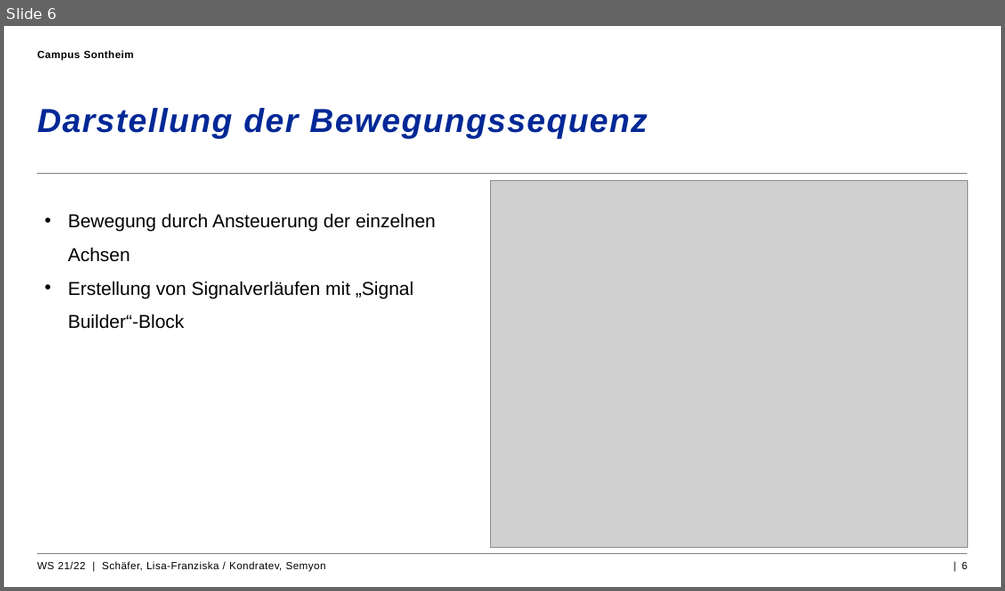
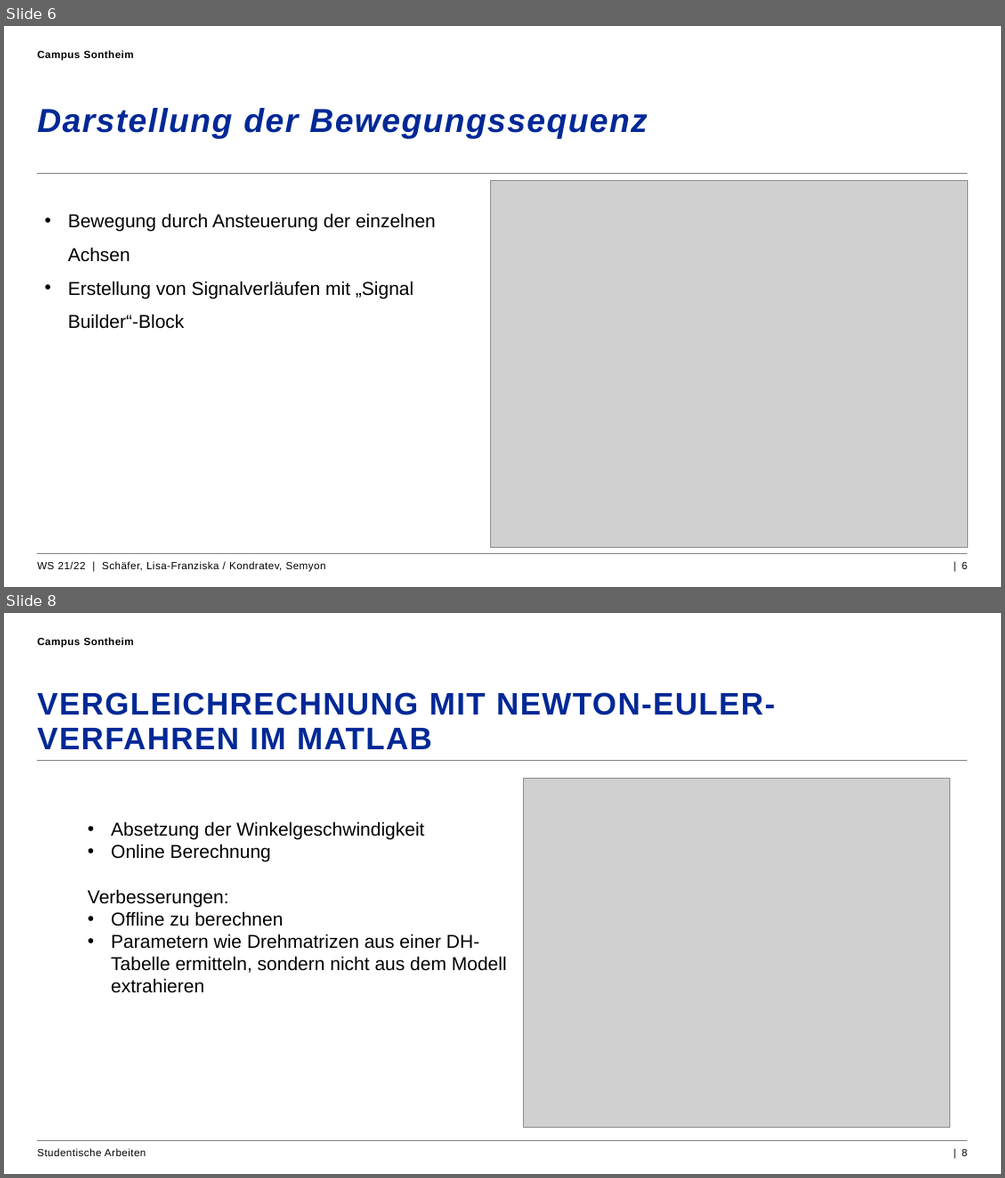
Before and after one commit to exdestruction/AKRobotik, a slide deck: Praesentation/AKR_Gruppe4_Zwischenstand.pptx. Shown one above the other, each under a label of ours: slide 6 before the commit, slides 6 and 8 after it; the slides between them are not shown. The pictures are 1005x591 and 1005x1178 pixels, drawn with LibreOffice and Linux fonts; fonts in the diff are those of the drawing; grey boxes stand for pictures; background and template pictures are left out. Boxes give left, top, right and bottom in pixels: in the first picture for what was removed or moved away, otherwise in the second. Text is boxed around its words. In the diff, an @@ line names an element or a change of style, - is before the commit and + after.

Commit message:
Updated presentation

```diff
--- a/Praesentation/AKR_Gruppe4_Zwischenstand.pptx
+++ b/Praesentation/AKR_Gruppe4_Zwischenstand.pptx
@@ slide 8 added at [4, 613, 1001, 1174], background #FFFFFF; not listed: 2 template elements that a slide beside it also shows @@
@@ text added at [37, 637, 134, 648], 10 pt, text #000000, bold @@
+Campus Sontheim
@@ title added at [37, 692, 775, 749], 30 pt, text #002896, bold @@
+VERGLEICHRECHNUNG MIT NEWTON-EULER-VERFAHREN IM MATLAB
@@ picture added at [524, 778, 950, 1127] @@
@@ text added at [88, 821, 507, 993], 18 pt, text #000000 @@
+• Absetzung der Winkelgeschwindigkeit
+• Online Berechnung
+Verbesserungen:
+• Offline zu berechnen
+• Parametern wie Drehmatrizen aus einer DH-Tabelle ermitteln, sondern nicht aus dem Modell extrahieren
@@ text added at [37, 1148, 146, 1156], 10 pt, text #000000 @@
+Studentische Arbeiten
@@ page number added at [962, 1149, 967, 1156], 10 pt, text #000000 @@
+| 8
```
Also in this commit, not shown: 2 other slides added, 1 other file.
